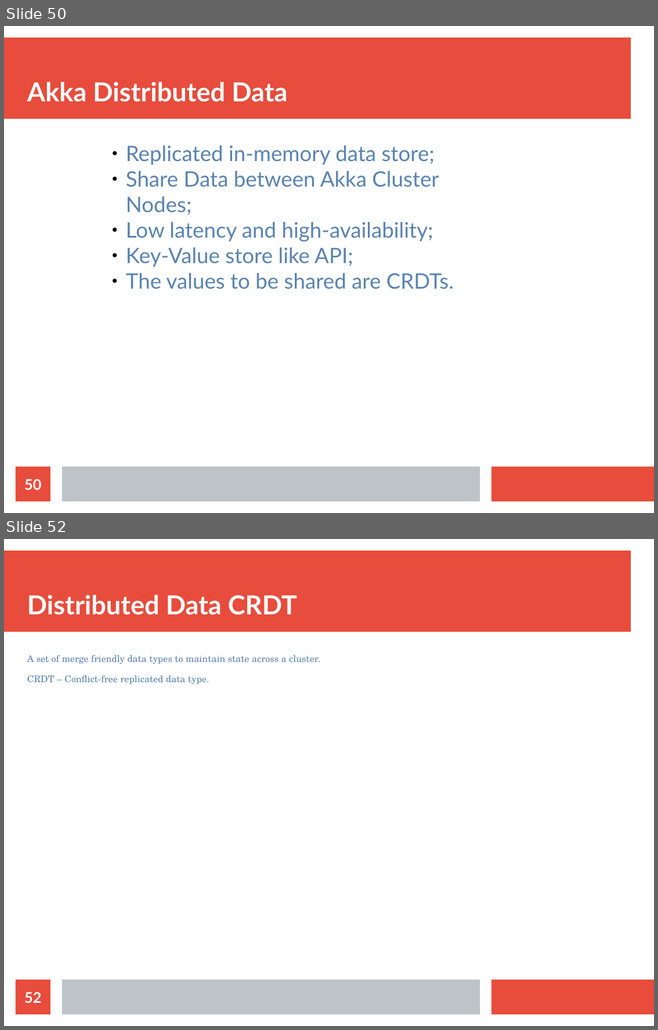
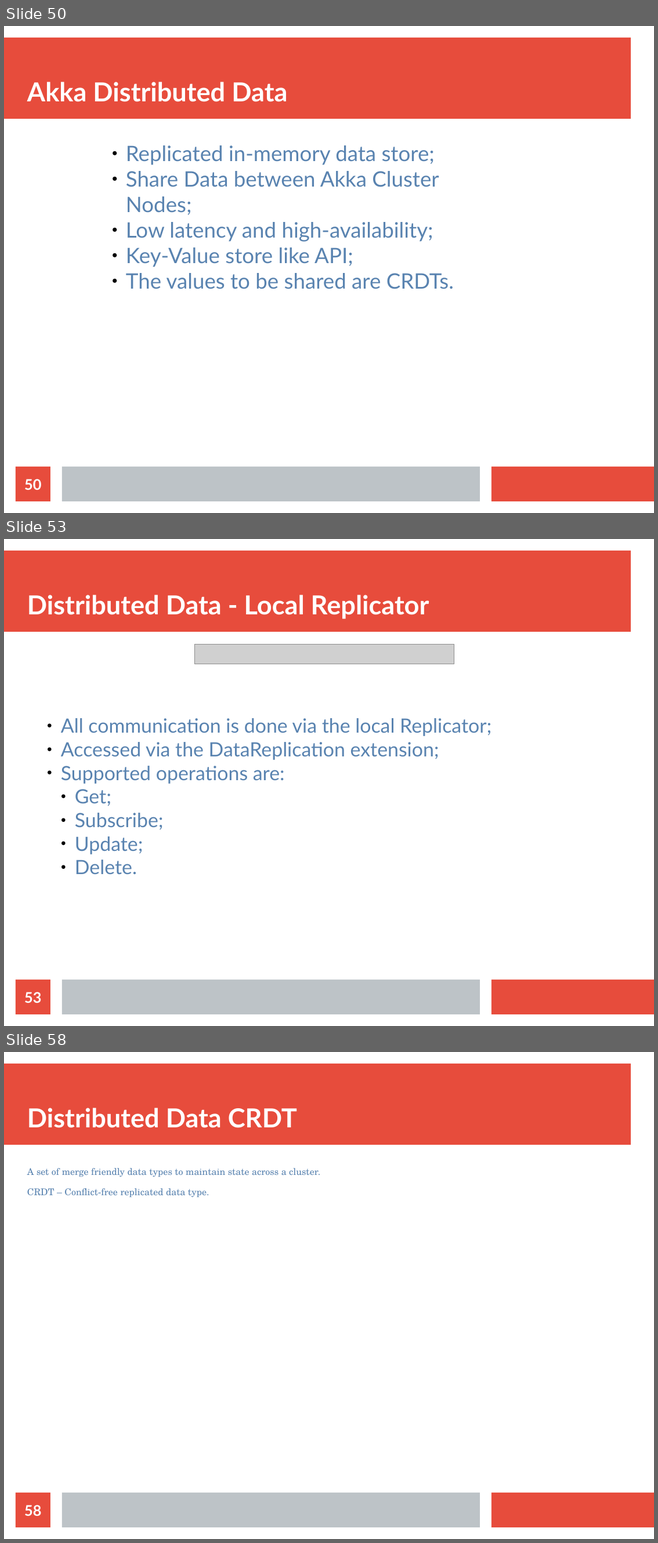
Before and after one commit to bytemania/akka-java-cluster, a slide deck: src/main/resources/res/presentation.odp. Shown one above the other, each under a label of ours: slides 50 and 52 before the commit, slides 50, 53 and 58 after it; the slides between them are not shown. The pictures are 658x1030 and 658x1543 pixels, drawn with LibreOffice and Linux fonts; fonts in the diff are those of the drawing; grey boxes stand for pictures. Boxes give left, top, right and bottom in pixels: in the first picture for what was removed or moved away, otherwise in the second. Text is boxed around its words. In the diff, an @@ line names an element or a change of style, - is before the commit and + after.

```diff
--- a/src/main/resources/res/presentation.odp
+++ b/src/main/resources/res/presentation.odp
@@ slide 53 added at [4, 539, 654, 1026], background #FFFFFF; not listed: 3 template elements that a slide beside it also shows @@
@@ title added at [27, 595, 429, 619], 32 pt, text #FFFFFF, bold @@
+Distributed Data - Local Replicator
@@ picture added at [194, 644, 454, 664] @@
@@ text added at [61, 718, 491, 875], 24 pt, text #5983B0 @@
+● All communication is done via the local Replicator;
+● Accessed via the DataReplication extension;
+● Supported operations are:
+  ● Get;
+  ● Subscribe;
+  ● Update;
+  ● Delete.
@@ page number added at [16, 980, 50, 1015], fill #E74C3C, 18 pt, text #FFFFFF, bold @@
+53
@@ what was slide 52 is now slide 58 @@
@@ page number at [24, 1505, 41, 1516]: text changed @@
-52
+58
```
Also in this commit, not shown: 2 slides changed, 4 other slides added, 5 other files.
